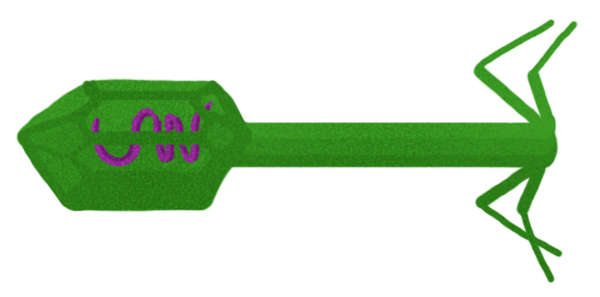
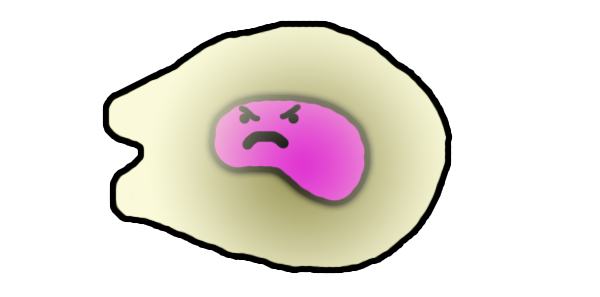
The second w=600, h=297 image is a revision of the first. Changes to its layers:
added layer "Layer 6 copy" above "Layer 7" over [108, 26, 447, 268]
added layer "Layer 7" above "Layer 6" over [213, 99, 366, 202]
added layer "Layer 6" above "Layer 5" over [108, 26, 447, 268]
added layer "Layer 5" above "Layer 3 copy" over [179, 102, 229, 179]
hid "Layer 2" over [15, 18, 578, 284]
hid "Layer 1" over [15, 18, 578, 284]
